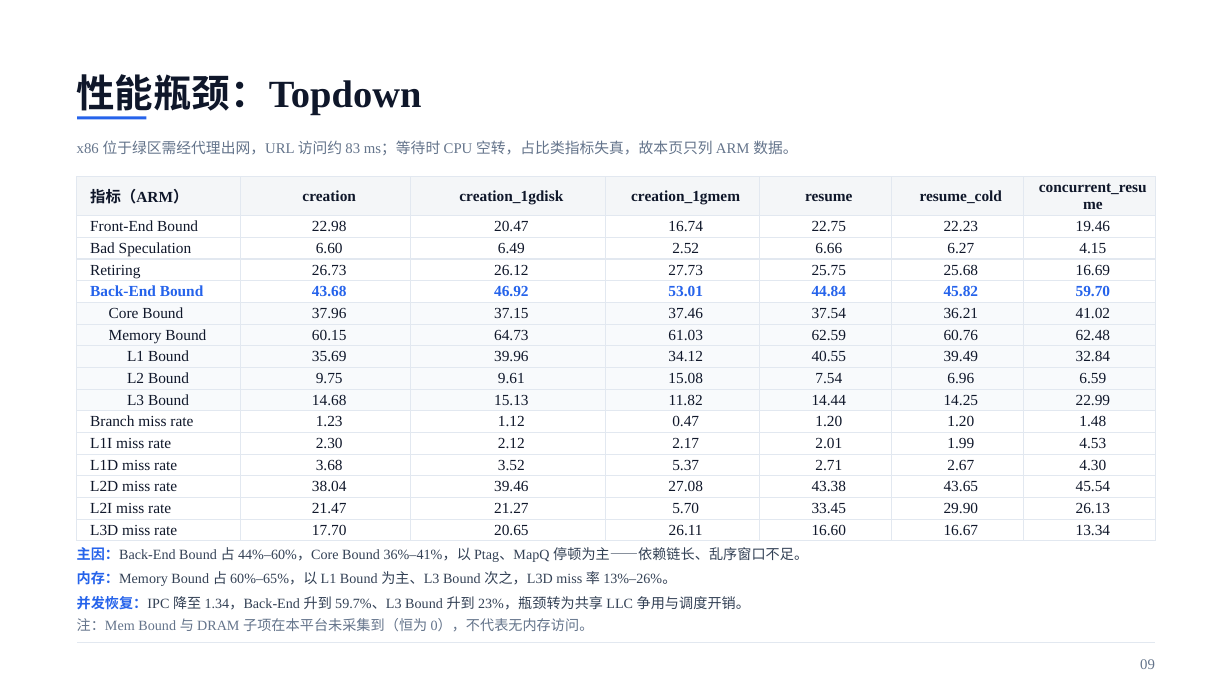
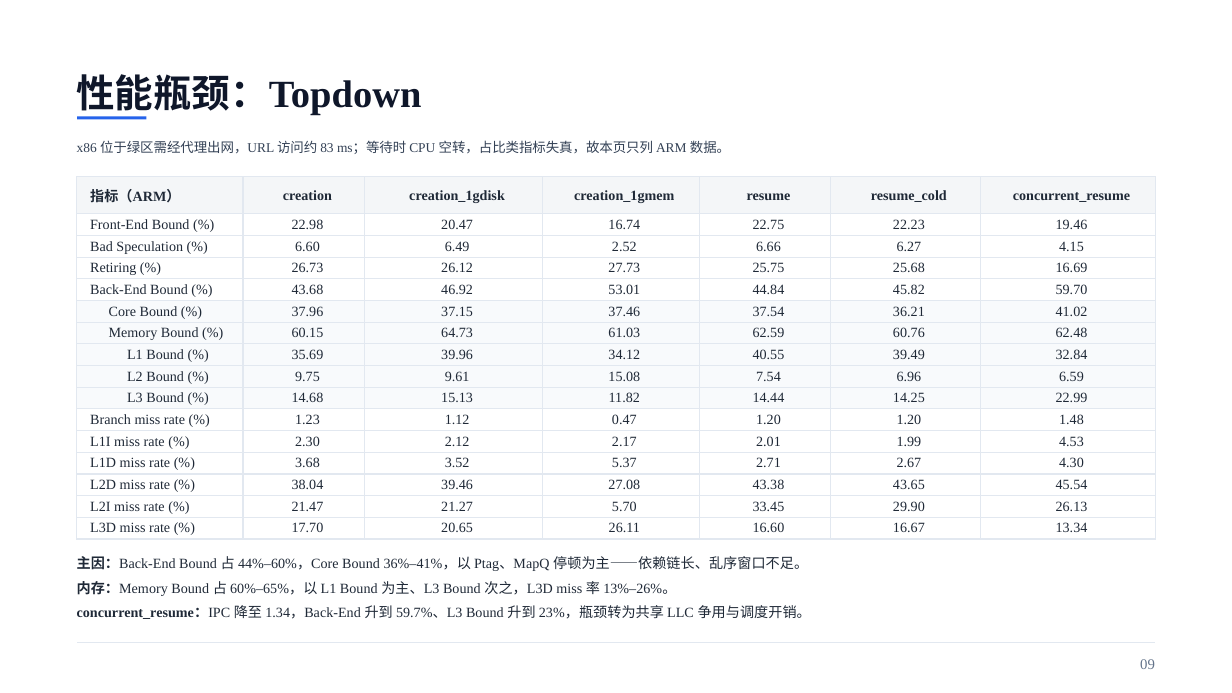
Before and after one commit to liushiqin-647/aenv, a slide deck: slide 9 of agentenv_20261102_polished.pptx. Drawn at 1232x693 pixels with LibreOffice and Linux fonts; fonts in the diff are those of the drawing. Boxes give left, top, right and bottom in pixels: in the first picture for what was removed or moved away, otherwise in the second. Text is boxed around its words. In the diff, an @@ line names an element or a change of style, - is before the commit and + after.

```diff
--- a/agentenv_20261102_polished.pptx
+++ b/agentenv_20261102_polished.pptx
@@ text "x86 位于绿区需经代理出网，URL 访问约 83 ms；等待时 ..." at box(77, 140, 730, 154): size 11.5 to 10.5 pt, text colour #64748B to #334155 @@
@@ table at box(77, 177, 1156, 539) @@
-row 2, column 1: Front-End Bound
+row 2, column 1: Front-End Bound (%)
-row 3, column 1: Bad Speculation
+row 3, column 1: Bad Speculation (%)
-row 4, column 1: Retiring
+row 4, column 1: Retiring (%)
-row 5, column 1: Back-End Bound
+row 5, column 1: Back-End Bound (%)
-row 6, column 1: Core Bound
+row 6, column 1: Core Bound (%)
-row 7, column 1: Memory Bound
+row 7, column 1: Memory Bound (%)
-row 8, column 1: L1 Bound
+row 8, column 1: L1 Bound (%)
-row 9, column 1: L2 Bound
+row 9, column 1: L2 Bound (%)
-row 10, column 1: L3 Bound
+row 10, column 1: L3 Bound (%)
-row 11, column 1: Branch miss rate
+row 11, column 1: Branch miss rate (%)
-row 12, column 1: L1I miss rate
+row 12, column 1: L1I miss rate (%)
-row 13, column 1: L1D miss rate
+row 13, column 1: L1D miss rate (%)
-row 14, column 1: L2D miss rate
+row 14, column 1: L2D miss rate (%)
-row 15, column 1: L2I miss rate
+row 15, column 1: L2I miss rate (%)
-row 16, column 1: L3D miss rate
+row 16, column 1: L3D miss rate (%)
@@ size 12 to 11 pt in "指标（ARM）", "creation", "creation_1gdisk", "creation_1gmem" and 93 more places @@
@@ text colour #0F172A to #1F2937 in "指标（ARM）", "creation", "creation_1gdisk", "creation_1gmem" and 87 more places @@
@@ text colour #2563EB to #1F2937, bold off in "43.68", "46.92", "53.01", "44.84" and 2 more places @@
@@ text at box(77, 556, 808, 596): text colour #2563EB to #1F2937 in "主因：Back-End", "内存：Memory"; text colour #334155 to #1F2937 in "主因：Back-End Bound 占 44%–60%，Core Bound 36%–41%，以 Ptag、MapQ ...", "内存：Memory Bound 占 60%–65%，以 L1 Bound 为主、L3 ..." @@
@@ text "主因：Back-End Bound 占 44%–60%，Core Bound ...": place and size @@
-text "主因：Back-End Bound 占 44%–60%，Core Bound ..." at box(77, 547, 808, 631)
+text "主因：Back-End Bound 占 44%–60%，Core Bound ..." at box(77, 556, 811, 619)
@@ text at box(77, 605, 811, 619): text changed; text colour #334155 to #1F2937 @@
-并发恢复：IPC 降至 1.34，Back-End 升到 59.7%、L3 Bound 升到 23%，瓶颈转为共享 LLC 争用与调度开销。
-注：Mem Bound 与 DRAM 子项在本平台未采集到（恒为 0），不代表无内存访问。
+concurrent_resume：IPC 降至 1.34，Back-End 升到 59.7%、L3 Bound 升到 23%，瓶颈转为共享 LLC 争用与调度开销。
```
Also in this commit, not shown: 13 other slides changed.
